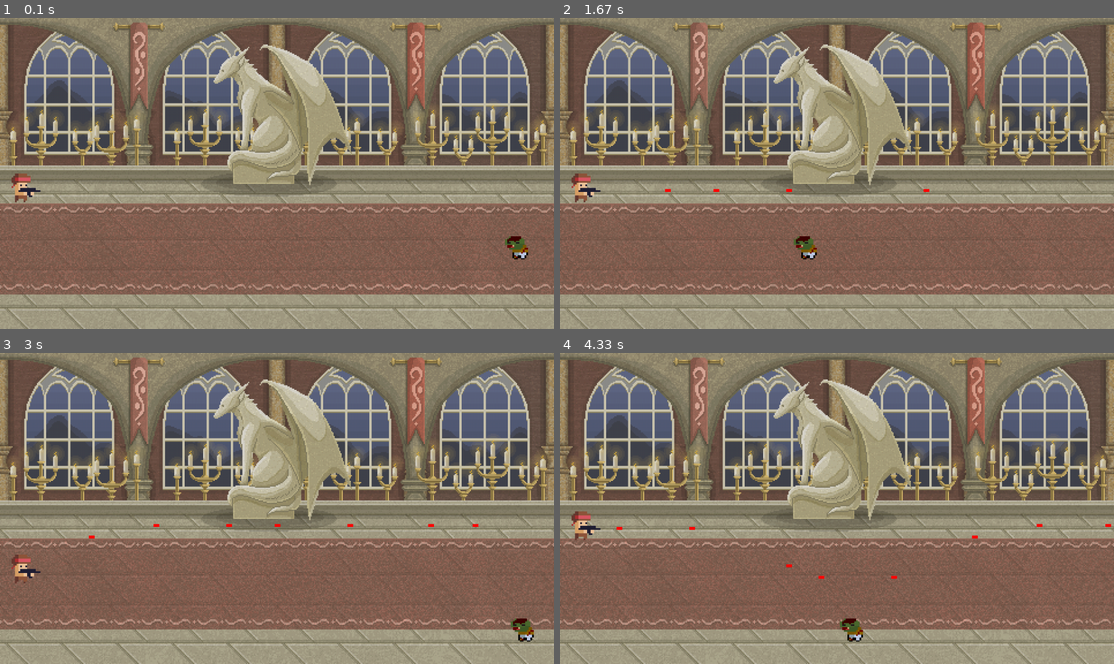
Above: before the commit, frames 1-4 (two rows, left to right).
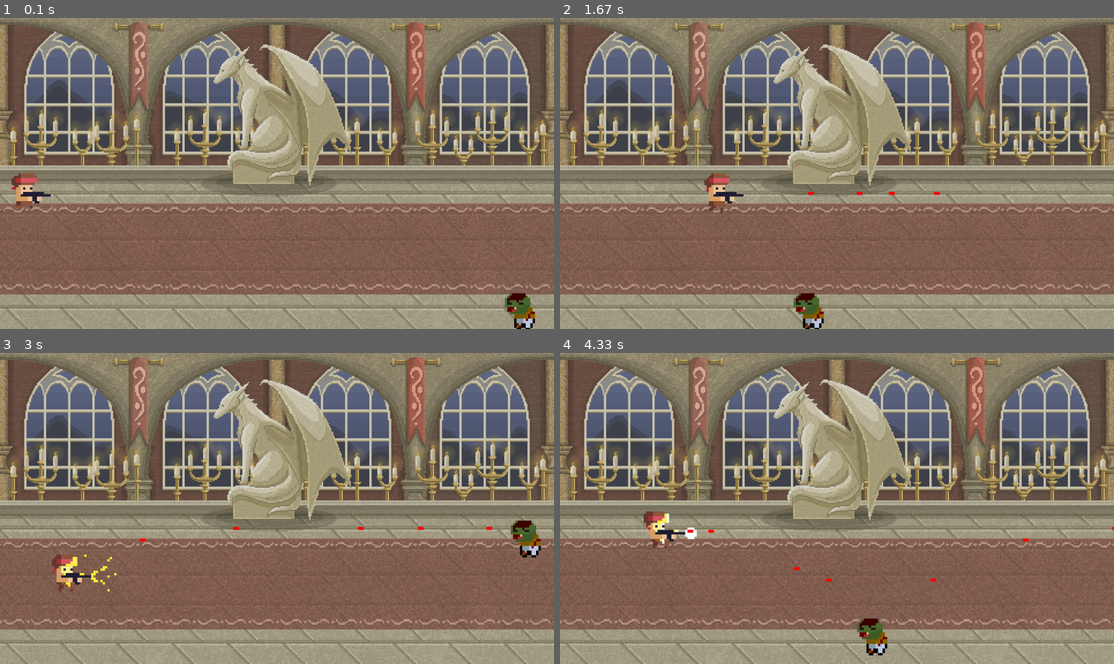
Above: after the commit, the same moments.

Repository: gugaprado10/game-project
Game: pygame game, started from import pygame.py
Two runs of this game, one before a commit and one after it. Both use one fixed random seed, a clock stepped at 60 frames per second and the inputs below.
Inputs:
- Up to frame 1 (0.1 s): no input
- Up to frame 2 (1.67 s): hold Space 0.33-0.8 s; hold Right 0.33-0.8 s; hold Right 0.83-1.3 s; tap Space at 0.9, 1.2, 1.4 s; hold Up 1.33-1.63 s
- Up to frame 3 (3 s): hold Right 1.67-2.13 s; tap Space at 1.73, 2.03, 2.23, 2.53, 2.8 s; hold Left 2.17-2.7 s; hold Down from 2.73 s (still down)
- Up to frame 4 (4.33 s): release Down at 3.03 s; hold Left 3.07-3.47 s; tap Space at 3.13, 3.43, 3.57, 3.97, 4.27 s; hold Up 3.5-3.87 s; hold Right from 3.9 s (still down)

The runs differ from the first frame. In frame 1, 1.1% of the frame differs, in the area x 2-97%, y 50-100%; in frame 2, 1.5%; in frame 3, 1.5%; in frame 4, 1.6%, in the area x 2-100%, y 50-98%.

Commit message:
Initial edit to animations branch

Diff:
--- a/import pygame.py
+++ b/import pygame.py
@@ -8,32 +8,72 @@
 ZOMBIE_VELOCITY = 5
 BULLET_VEL = 7
 MAX_BULLETS = 7
-RED = (255,0,0)
+RED = (255, 0, 0)
 
 ZOMBIE_HIT = pygame.USEREVENT + 1
 
 pygame.init()
 SCREENWIDTH = 960
 SCREENHEIGHT = 540
-WIN  = pygame.display.set_mode((SCREENWIDTH, SCREENHEIGHT))
-PLAYER_WIDTH, PLAYER_HEIGHT = 50, 50
-ZOMBIE_WIDTH, ZOMBIE_HEIGHT = 40, 40
+WIN = pygame.display.set_mode((SCREENWIDTH, SCREENHEIGHT))
+right = False
+left = False
+walk_count = 0
+shoot_count = 0
+is_shooting = False
 
-player_sprite_image = pygame.image.load(
-    os.path.join('assets', 'player_sprite.png'))
-enemy_sprite_image = pygame.image.load(
-    os.path.join('assets', 'zombie.png'))
+walk_right_frames = []
+walk_left_frames = []
+shooting_frames = []
+
+
+for i in range(0, 6):
+    if i < 5:
+        shoot_sprite = pygame.image.load(f'assets/player/shoot{i}.png')
+
+        shooting_frames.append(shoot_sprite)
+
+    run_right = pygame.image.load(f'assets/player/run{i}.png')
+
+    run_left = pygame.transform.flip(run_right, True, False)
+
+    walk_right_frames.append(run_right)
+    walk_left_frames.append(run_left)
+
+
+player_sprite = pygame.image.load('assets/player/run5.png')
+zombie_sprite = pygame.image.load('assets/zombie.png')
 background = pygame.transform.scale(pygame.image.load(
-    os.path.join('assets', 'background.png')), (SCREENWIDTH, SCREENHEIGHT))
+    'assets/background.png'), (SCREENWIDTH, SCREENHEIGHT))
 
-player_sprite = pygame.transform.scale(
-    player_sprite_image, (PLAYER_WIDTH, PLAYER_HEIGHT))
-zombie_sprite = pygame.transform.scale(
-    enemy_sprite_image, (ZOMBIE_WIDTH, ZOMBIE_HEIGHT))
 
 def draw_window(player, player_bullets, zombie):
+    global walk_count
+    global is_shooting
+    global shoot_count
+
     WIN.blit(background, (0, 0))
-    WIN.blit(player_sprite, (player.x, player.y))
+
+    if walk_count + 1 >= len(walk_right_frames)*3:
+        walk_count = 0
+
+    if shoot_count + 1 >= len(shooting_frames)*3:
+        shoot_count = 0
+        is_shooting = False
+
+    if is_shooting == True:
+        WIN.blit(shooting_frames[shoot_count//3], (player.x, player.y))
+        shoot_count += 1
+    else:
+        if left:
+            WIN.blit(walk_left_frames[walk_count//3], (player.x, player.y))
+            walk_count += 1
+        elif right:
+            WIN.blit(walk_right_frames[walk_count//3], (player.x, player.y))
+            walk_count += 1
+        else:
+            WIN.blit(player_sprite, (player.x, player.y))
+
     for bullets in player_bullets:
         pygame.draw.rect(WIN, RED, bullets)
     WIN.blit(zombie_sprite, (zombie.x, zombie.y))
@@ -42,12 +82,24 @@
 
 
 def player_movement(keys_pressed, player):
+    global left
+    global right
+
+    if keys_pressed[pygame.K_RIGHT] and player.x + PLAYER_VELOCITY + player.width < SCREENWIDTH//3:
+        right = True
+        left = False
+        player.x += PLAYER_VELOCITY
+    if keys_pressed[pygame.K_LEFT] and player.x - PLAYER_VELOCITY > 10:
+        right = False
+        left = True
+        player.x -= PLAYER_VELOCITY
     if keys_pressed[pygame.K_UP] and player.y - PLAYER_VELOCITY > 270:
         player.y -= PLAYER_VELOCITY
     if keys_pressed[pygame.K_DOWN] and player.y + PLAYER_VELOCITY + player.height < SCREENHEIGHT:
         player.y += PLAYER_VELOCITY
 
-def handle_bullets (player_bullets, player, zombie):
+
+def handle_bullets(player_bullets, player, zombie):
     for bullet in player_bullets:
         bullet.x += BULLET_VEL
         if zombie.colliderect(bullet):
@@ -58,9 +110,13 @@
         elif bullet.x > SCREENWIDTH:
             player_bullets.remove(bullet)
 
+
 def main():
-    player = pygame.Rect(20, 270, PLAYER_WIDTH, PLAYER_HEIGHT)
-    zombie = pygame.Rect(900, random.randrange(270, 500), ZOMBIE_WIDTH, ZOMBIE_HEIGHT)
+    global left, right, walk_count, is_shooting
+
+    player = player_sprite.get_rect(topleft=(20, 270))
+    zombie = zombie_sprite.get_rect(topleft=(900, random.randrange(
+        270, 500)))
 
     player_bullets = []
     zombie_health = 1
@@ -68,21 +124,22 @@
     score = 0
 
     clock = pygame.time.Clock()
-    run=True
+    run = True
     while run:
         clock.tick(FPS)
 
         for event in pygame.event.get():
-            if event.type==pygame.QUIT:
+            if event.type == pygame.QUIT:
                 run = False
 
             if event.type == pygame.KEYDOWN:
                 if event.key == pygame.K_SPACE and len(player_bullets) <= MAX_BULLETS:
-                    bullet = pygame.Rect(player.x + player.width, player.y + player.height//2 + 2, 10,5)
+                    is_shooting = True
+                    bullet = pygame.Rect(
+                        player.x + player.width, player.y + player.height//2 + 2, 10, 5)
                     player_bullets.append(bullet)
 
         zombie.x -= ZOMBIE_VELOCITY
-
 
         if zombie.x <= 20:
             zombie.x = 900
@@ -97,11 +154,8 @@
         handle_bullets(player_bullets, player, zombie)
         draw_window(player, player_bullets, zombie)
 
+    pygame.quit()
 
-
-
-
-    pygame.quit()
 
 if __name__ == "__main__":
     main()
Binary file added: assets/player/run0.png
Binary file added: assets/player/run1.png
Binary file added: assets/player/run2.png
Binary file added: assets/player/run3.png
Binary file added: assets/player/run4.png
Binary file added: assets/player/run5.png
Binary file added: assets/player/shoot0.png
Binary file added: assets/player/shoot1.png
Binary file added: assets/player/shoot2.png
Binary file added: assets/player/shoot3.png
Binary file added: assets/player/shoot4.png
Binary file removed: assets/player_sprite.png
